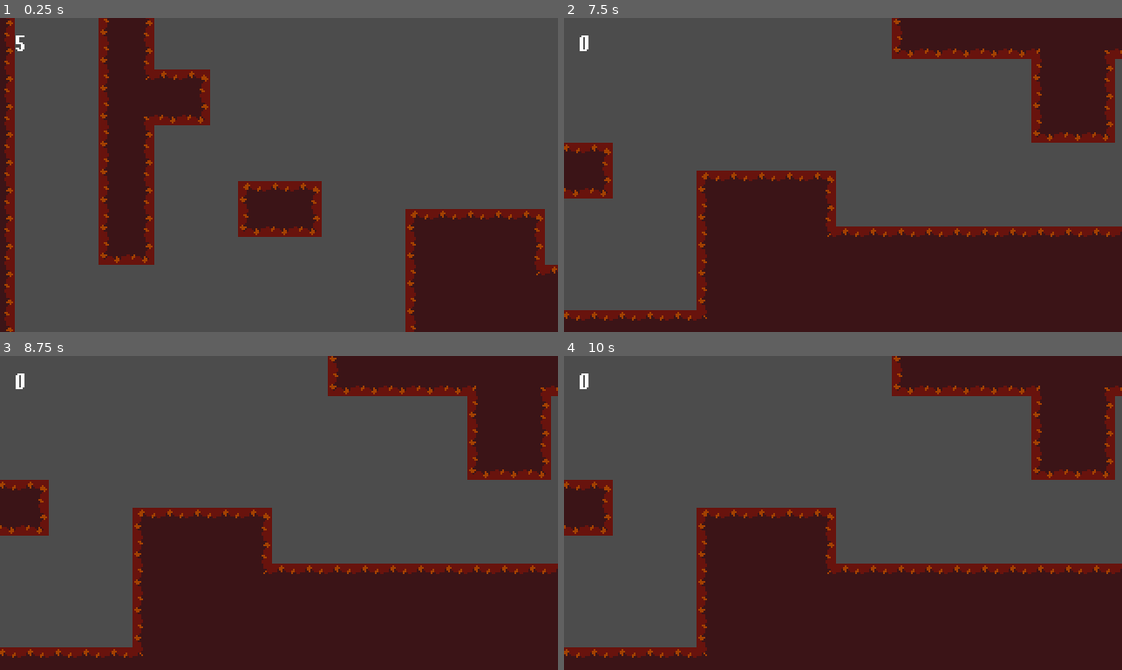
Above: before the commit, frames 1-4 (two rows, left to right).
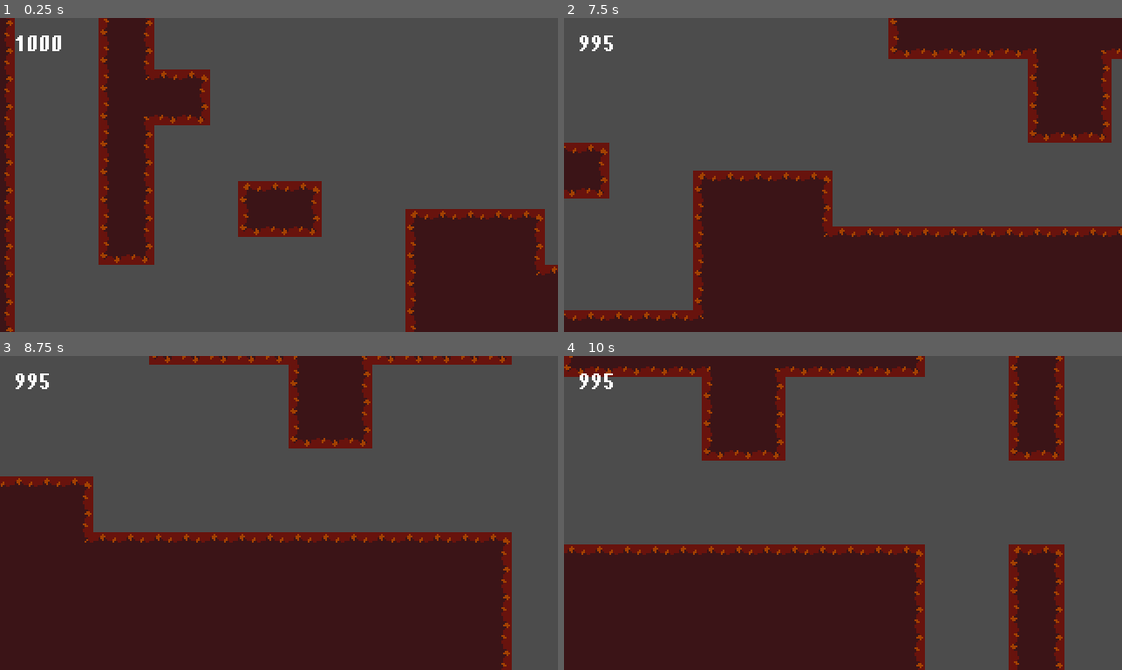
Above: after the commit, the same moments.

Repository: debobrad579/Labyrinth
Game: Godot game, scene res://Main.tscn
Same seed, same stepped clock (60 frames per second), same inputs: the game is played once before the commit and once after it.
Inputs (mouse positions are in pixels of both pictures, inside the frame that each line leads up to):
- Up to frame 1 (0.25 s): no input
- Up to frame 2 (7.5 s): move the mouse to (965, 159) at 0.52 s; hold D (walk_right_p1) 0.53-2.03 s; click (965, 159) at 0.6 s; tap Space (jump_p1) at 0.77, 1.52, 3.02, 3.77, 4.52, 6.02, 6.77 s; move the mouse to (731, 190) at 1.27 s; right-click (731, 190) at 1.35 s; move the mouse to (898, 105) at 2.02 s; hold A (walk_left_p1) 2.03-2.78 s; tap F (dash_p1) at 2.1, 5.85 s; move the mouse to (815, 237) at 2.77 s; hold D (walk_right_p1) 2.78-4.28 s; tap Left (walk_left_p2) at 2.85, 6.6 s; move the mouse to (1010, 222) at 3.52 s; tap Right (walk_right_p2) at 3.6, 7.35 s; move the mouse to (675, 127) at 4.27 s; hold A (walk_left_p1) 4.28-5.03 s; click (675, 127) at 4.35 s; move the mouse to (870, 175) at 5.02 s; hold D (walk_right_p1) 5.03-5.78 s; right-click (870, 175) at 5.1 s; move the mouse to (759, 96) at 5.77 s; hold A (walk_left_p1) 5.78-7.28 s; move the mouse to (965, 159) at 6.52 s; move the mouse to (731, 190) at 7.27 s; hold D (walk_right_p1) from 7.28 s (still down)
- Up to frame 3 (8.75 s): keep holding D (walk_right_p1); tap Space (jump_p1) at 7.52 s; move the mouse to (334, 443) at 8.02 s; click (334, 443) at 8.1 s
- Up to frame 4 (10 s): move the mouse to (815, 575) at 8.77 s; right-click (815, 575) at 8.85 s; tap Space (jump_p1) at 9.02, 9.77 s; move the mouse to (1010, 560) at 9.52 s; release D (walk_right_p1) at 9.53 s; hold A (walk_left_p1) from 9.53 s (still down); tap F (dash_p1) at 9.6 s

The runs differ from the first frame. In frame 1, 0.2% of the frame differs, in the area x 2-11%, y 5-11%; in frame 2, 3.7%; in frame 3, 36%; in frame 4, 43%, in the area x 0-100%, y 0-100%.

Commit message:
Fixed player wall-jumping bug... but again.

Diff:
--- a/Player/Player.gd
+++ b/Player/Player.gd
@@ -60,7 +60,8 @@
 onready var coyoteTimer = $CoyoteTimer
 onready var moveTimer = $WallJumpTimer
 onready var attackTimer = $AttackTimer
-onready var wallChecker = $WallChecker
+onready var wallCheckerBottom = $WallCheckerBottom
+onready var wallCheckerTop = $WallCheckerTop
 onready var LfloorDetector = $LeftFloorDetector
 onready var RfloorDetector = $RightFloorDetector
 onready var jumpTimer = $JumpTimer
@@ -107,6 +108,8 @@
 # Main physics and process function
 func _physics_process(delta):
 
+	var x_input = Input.get_action_strength(RIGHT) - Input.get_action_strength(LEFT)
+
 	if Input.is_action_just_pressed(ATTACK):
 		attackPivot.rotation_degrees = 180 * direction_facing
 		attack_hitbox.disabled = false
@@ -123,9 +126,6 @@
 	# If they jump slightly before ground contact, they will jump on contact.
 	if floor_detected() == false and Input.is_action_just_pressed(JUMP):
 		jumpTimer.start()
-
-	# Set the horizontal input
-	var x_input = Input.get_action_strength(RIGHT) - Input.get_action_strength(LEFT)
 
 	# If there is horizontal input
 	# Changed so that player cannot move "up walls" aka really steep slopes
@@ -230,8 +230,9 @@
 			var wall_side
 
 			# Use RayCast to check if wall is on right. Otherwise left
-			if wallChecker.is_colliding():
+			if wallCheckerBottom.is_colliding() or wallCheckerTop.is_colliding():
 				wall_side = 1
+				print(rand_range(1, 3))
 			else:
 				wall_side = -1
 
--- a/Player/Player.tscn
+++ b/Player/Player.tscn
@@ -35,7 +35,6 @@
 collision_layer = 0
 
 [node name="CollisionShape2D" type="CollisionShape2D" parent="WallDetector"]
-visible = false
 position = Vector2( 0.038311, 1.55319 )
 shape = SubResource( 2 )
 
@@ -55,12 +54,17 @@
 wait_time = 0.2
 one_shot = true
 
-[node name="WallChecker" type="RayCast2D" parent="."]
-visible = false
-position = Vector2( 0, 8 )
+[node name="WallCheckerBottom" type="RayCast2D" parent="."]
+position = Vector2( 0, 7.8 )
 enabled = true
 exclude_parent = false
 cast_to = Vector2( 5, 0 )
+
+[node name="WallCheckerTop" type="RayCast2D" parent="."]
+position = Vector2( 0, -7.8 )
+rotation = -1.5708
+enabled = true
+cast_to = Vector2( 0, 5 )
 
 [node name="RightFloorDetector" type="RayCast2D" parent="."]
 visible = false
@@ -87,7 +91,7 @@
 disabled = true
 
 [node name="Stats" parent="." instance=ExtResource( 3 )]
-maxHealth = 5
+maxHealth = 1000
 
 [node name="Hurtbox" parent="." instance=ExtResource( 4 )]
 collision_layer = 64
